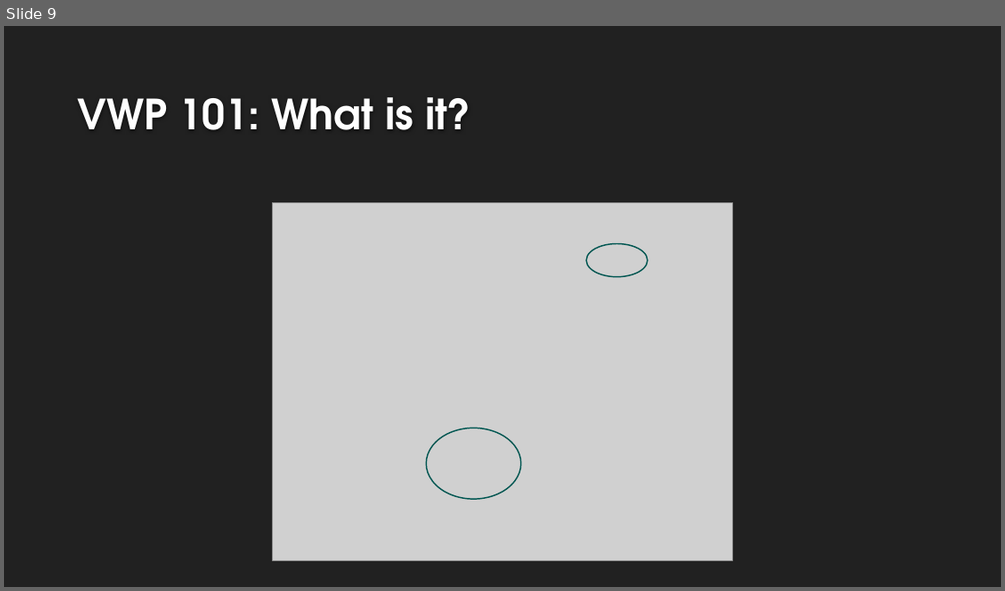
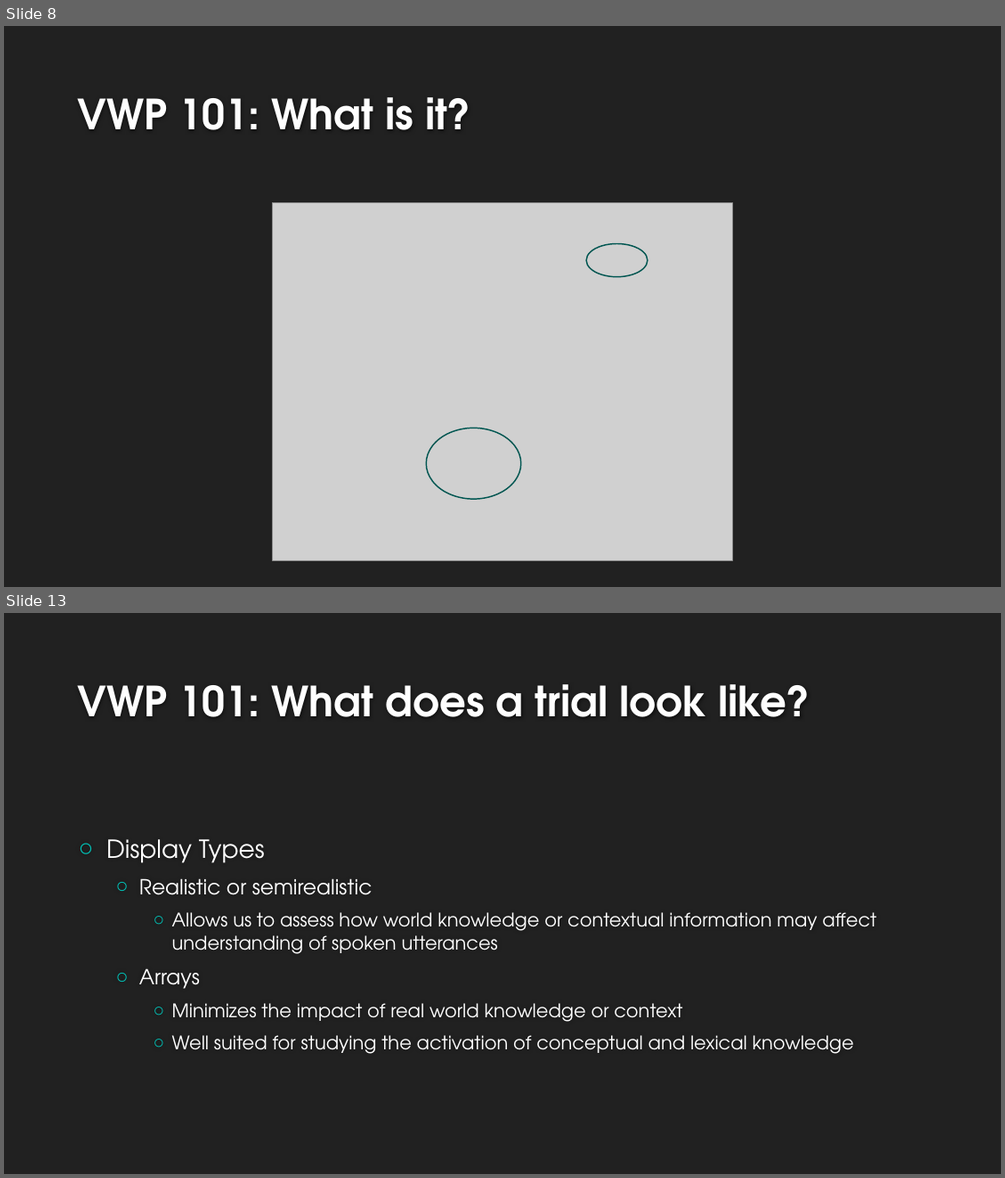
Before and after one commit to allisoct/ETLR23-24, a slide deck: slides/Day3.pptx. Shown one above the other, each under a label of ours: slide 9 before the commit, slides 8 and 13 after it; the slides between them are not shown. The pictures are 1005x591 and 1005x1178 pixels, drawn with LibreOffice and Linux fonts; fonts in the diff are those of the drawing; grey boxes stand for pictures; background and template pictures are left out. Boxes give left, top, right and bottom in pixels: in the first picture for what was removed or moved away, otherwise in the second. Text is boxed around its words. In the diff, an @@ line names an element or a change of style, - is before the commit and + after.

```diff
--- a/slides/Day3.pptx
+++ b/slides/Day3.pptx
@@ slide 13 added at (4,613,1001,1174), background #212121 @@
@@ title added at (78,684,810,717), 40 pt, text #FEFEFE, bold @@
+VWP 101: What does a trial look like?
@@ text added at (106,839,876,1054), 18 pt, text #FFFFFF @@
+○ Display Types
+  ○ Realistic or semirealistic
+    ○ Allows us to assess how world knowledge or contextual information may affect understanding of spoken utterances
+  ○ Arrays
+    ○ Minimizes the impact of real world knowledge or context
+    ○ Well suited for studying the activation of conceptual and lexical knowledge
@@ what was slide 9 is now slide 8 @@
```
Also in this commit, not shown: 2 slides changed, 6 other slides added, 1 slide removed.
